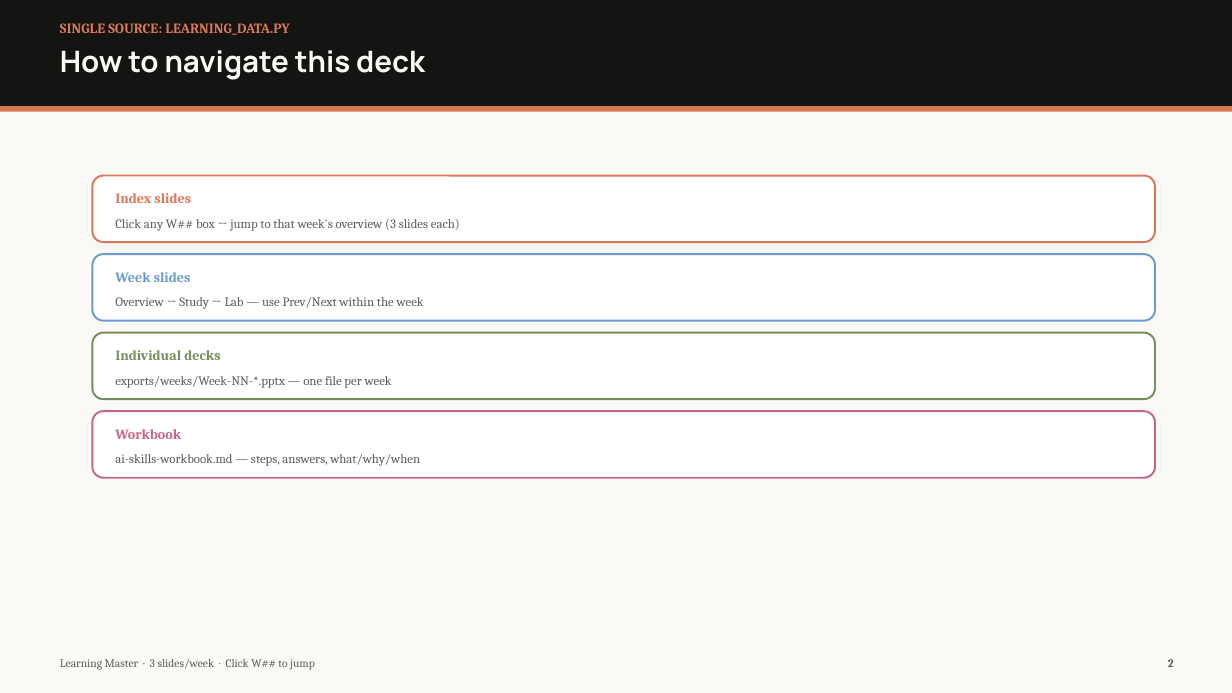
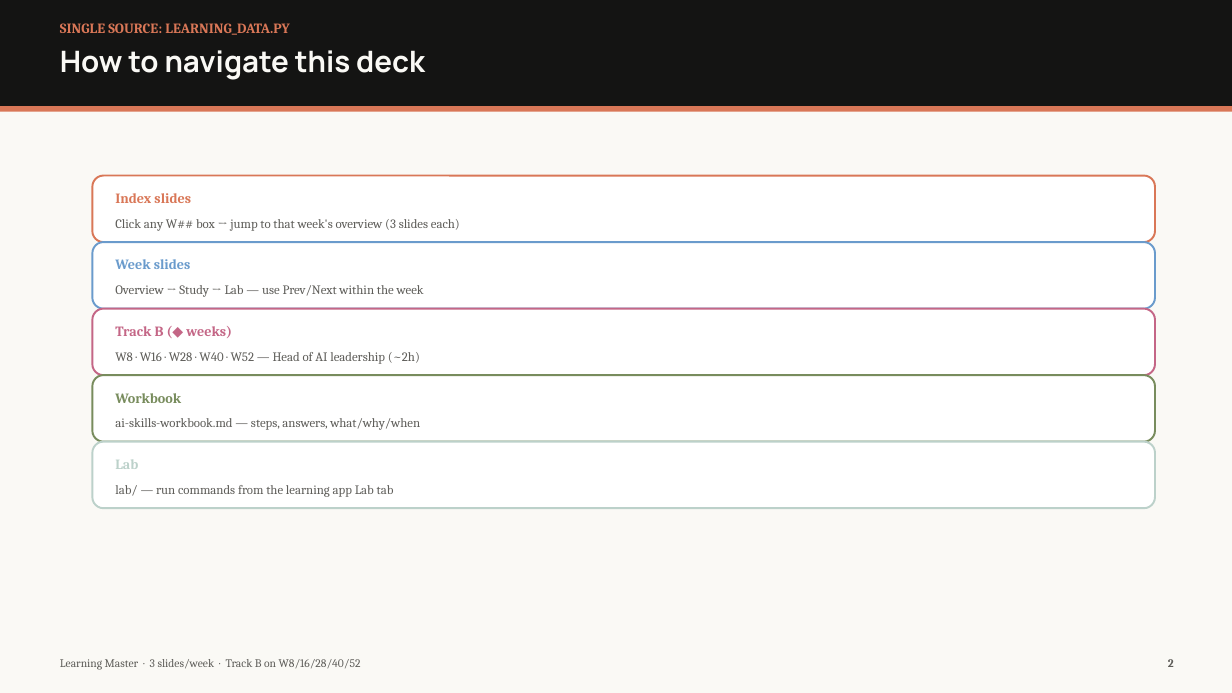
Before and after one commit to taiphan/learning, a slide deck: slide 2 of exports/learning/Learning-Master-Slides.pptx. Drawn at 1232x693 pixels with LibreOffice and Linux fonts; fonts in the diff are those of the drawing. Boxes give left, top, right and bottom in pixels: in the first picture for what was removed or moved away, otherwise in the second. Text is boxed around its words. In the diff, an @@ line names an element or a change of style, - is before the commit and + after.

```diff
--- a/exports/learning/Learning-Master-Slides.pptx
+++ b/exports/learning/Learning-Master-Slides.pptx
@@ 2 texts, 1 rounded rectangle: place and size @@
-2 texts, 1 rounded rectangle at bbox=[92, 254, 1155, 321]
+2 texts, 1 rounded rectangle at bbox=[92, 242, 1155, 309]
@@ rounded rectangle: place and size @@
-rounded rectangle at bbox=[92, 333, 1155, 399]
+rounded rectangle at bbox=[92, 309, 1155, 375]
@@ rounded rectangle at bbox=[92, 309, 1155, 375]: outline #788C5D 1.5 pt to #C46686 1.5 pt @@
@@ text at bbox=[115, 326, 232, 338]: text changed; text colour #788C5D to #C46686 @@
-Individual decks
+Track B (◆ weeks)
@@ text at bbox=[115, 352, 420, 364]: text changed @@
-exports/weeks/Week-NN-*.pptx — one file per week
+W8 · W16 · W28 · W40 · W52 — Head of AI leadership (~2h)
@@ 2 texts, 1 rounded rectangle: place and size @@
-2 texts, 1 rounded rectangle at bbox=[92, 411, 1155, 478]
+2 texts, 1 rounded rectangle at bbox=[92, 375, 1155, 442]
@@ rounded rectangle at bbox=[92, 375, 1155, 442]: outline #C46686 1.5 pt to #788C5D 1.5 pt @@
@@ text "Workbook" at bbox=[115, 393, 181, 403]: text colour #C46686 to #788C5D @@
@@ rounded rectangle added at bbox=[92, 442, 1155, 508], fill #FFFFFF, outline #BCD1CA 1.5 pt @@
@@ text added at bbox=[115, 459, 138, 469], 11 pt, text #BCD1CA, bold @@
+Lab
@@ text added at bbox=[115, 485, 394, 497], 10 pt, text #5E5D59 @@
+lab/ — run commands from the learning app Lab tab
@@ text at bbox=[60, 659, 361, 670]: text changed @@
-Learning Master · 3 slides/week · Click W## to jump
+Learning Master · 3 slides/week · Track B on W8/16/28/40/52
```
Also in this commit, not shown: 76 other slides changed, 1 slide added, 9 other files.
